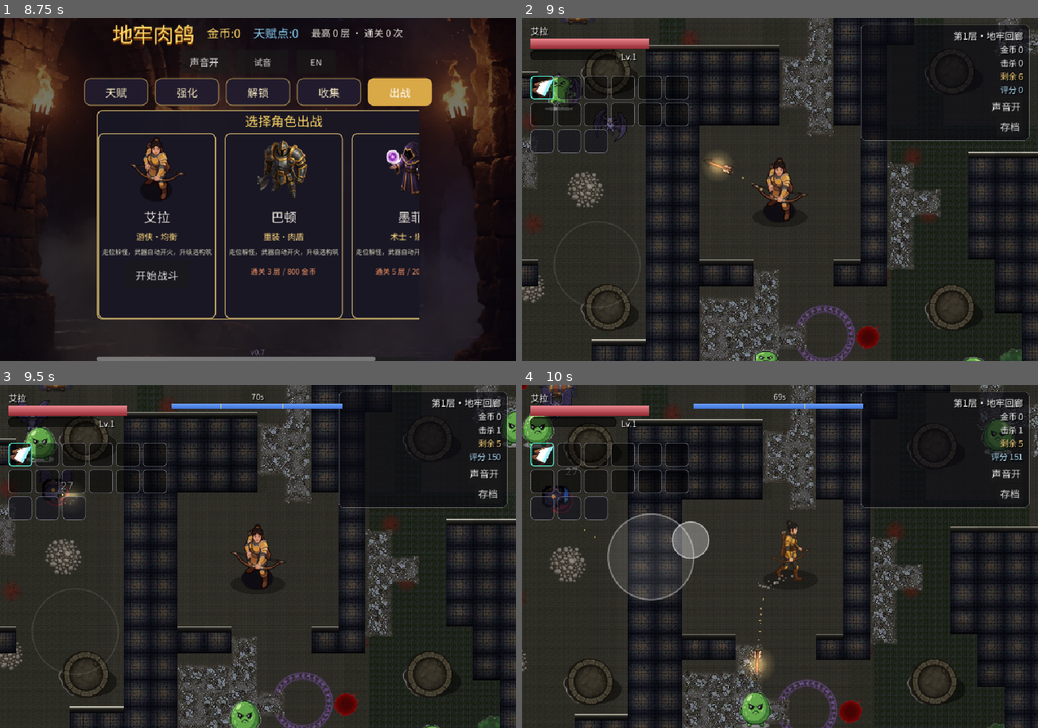
Above: before the commit, frames 1-4 (two rows, left to right).
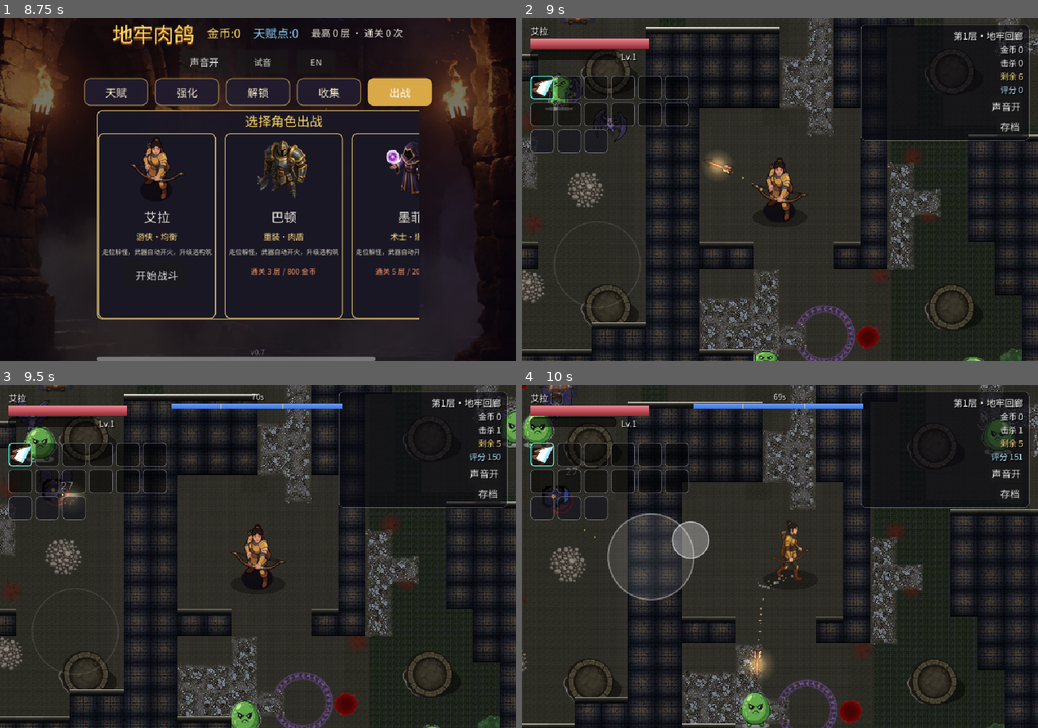
Above: after the commit, the same moments.

Repository: owlco001/dungeon-rogue-godot
Game: Godot game, scene res://scenes/lobby.tscn
Same seed, same stepped clock (60 frames per second), same inputs: the game is played once before the commit and once after it.
Inputs (mouse positions are in pixels of both pictures, inside the frame that each line leads up to):
- Up to frame 1 (8.75 s): click "声音开" at 0.5 s; click "声音关" at 1.25 s; click "试音" at 2 s; click "EN" at 2.75 s; click "Test" at 3.5 s; click "中文" at 4.25 s; click "天赋" at 5 s; click "强化" at 5.75 s; click "解锁" at 6.5 s; click "收集" at 7.25 s; click "出战" at 8 s
- Up to frame 2 (9 s): click "开始战斗" at 8.75 s
- Up to frame 3 (9.5 s): no input
- Up to frame 4 (10 s): drag from (651, 556) to (831, 481) at 9.52 s

Frame 1 is identical in both runs. In frame 2, 8.2% of the frame differs, in the area x 0-100%, y 0-100%; in frame 3, 8.1%; in frame 4, 8.1%.

Commit message:
v0.8.23: Y-sort bias 20→52（玩家脚底原点+52，贴上墙时角色真正盖过墙跟）

Diff:
--- a/scripts/arena.gd
+++ b/scripts/arena.gd
@@ -93,7 +93,7 @@
 	# v0.8.22 伪3D Y-sort：每行墙一个节点，父级（Main）开 y_sort_enabled；
 	# 节点 y 取行底 - YSORT_BIAS（角色精灵半高与碰撞半径之差）：贴上墙时角色盖过墙跟、
 	# 贴下墙时墙盖过角色。绘制内容与旧 WallsVisual 单格逻辑一致（本地坐标）。
-	const YSORT_BIAS := 20.0
+	const YSORT_BIAS := 52.0  # 玩家脚底在原点+52：bias 取 52 即严格的地面前后判定（脚在墙基南则在前）
 	var row := 0
 	var grid := PackedByteArray()
 	var gw := 32
